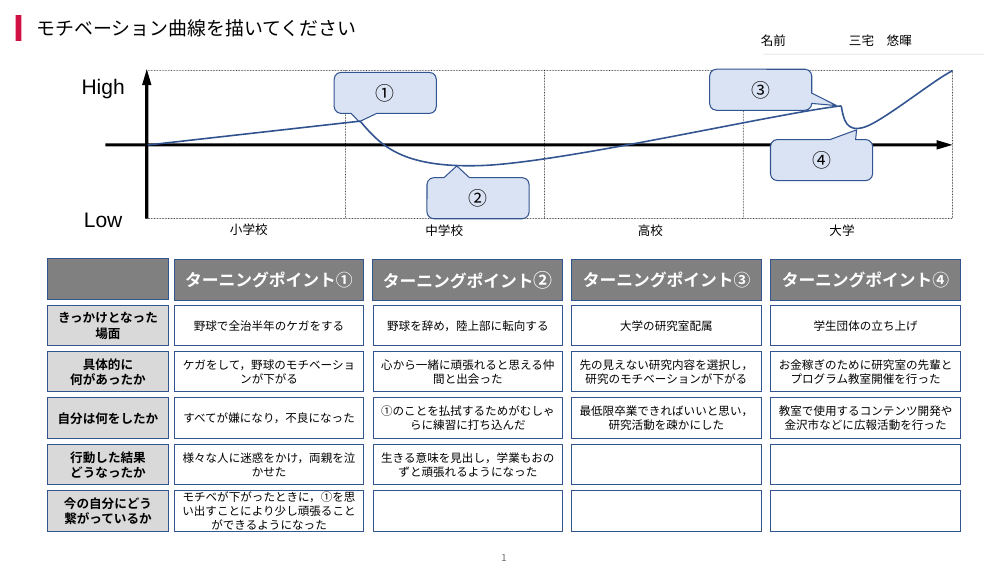
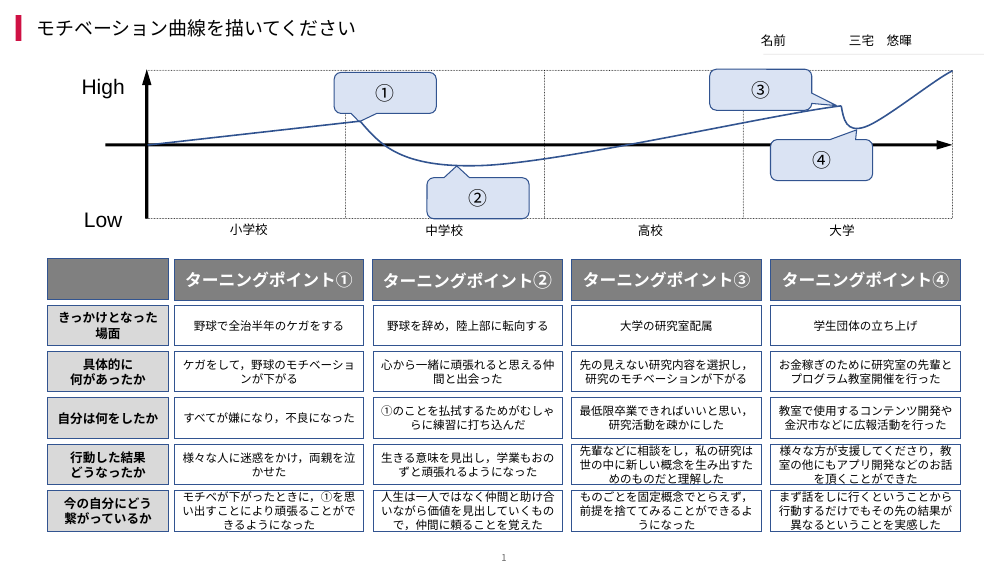
Before and after one commit to MiyakeYuuki/looking_for_work_2023, a slide deck: slide 1 of 12_ヒューマンインタラクティブテクノロジー/WorkSheet_モチベーション曲線_三宅悠暉(金沢大学大学院).pptx. Drawn at 1008x567 pixels with LibreOffice and Linux fonts; fonts in the diff are those of the drawing. Boxes give left, top, right and bottom in pixels: in the first picture for what was removed or moved away, otherwise in the second. Text is boxed around its words. In the diff, an @@ line names an element or a change of style, - is before the commit and + after.

```diff
--- a/12_ヒューマンインタラクティブテクノロジー/WorkSheet_モチベーション曲線_三宅悠暉(金沢大学大学院).pptx
+++ b/12_ヒューマンインタラクティブテクノロジー/WorkSheet_モチベーション曲線_三宅悠暉(金沢大学大学院).pptx
@@ text in rectangle at box(580, 444, 754, 485): text added @@
+先輩などに相談をし，私の研究は世の中に新しい概念を生み出すためのものだと理解した
@@ text in rectangle at box(779, 444, 953, 485): text added @@
+様々な方が支援してくださり，教室の他にもアプリ開発などのお話を頂くことができた
@@ text in rectangle at box(381, 490, 555, 532): text added @@
+人生は一人ではなく仲間と助け合いながら価値を見出していくもので，仲間に頼ることを覚えた
@@ text in rectangle at box(580, 490, 753, 532): text added @@
+ものごとを固定概念でとらえず，前提を捨ててみることができるようになった
@@ text in rectangle at box(779, 490, 953, 532): text added @@
+まず話をしに行くということから行動するだけでもその先の結果が異なるということを実感した
```
Also in this commit, not shown: 1 slide removed, 2 other files.
